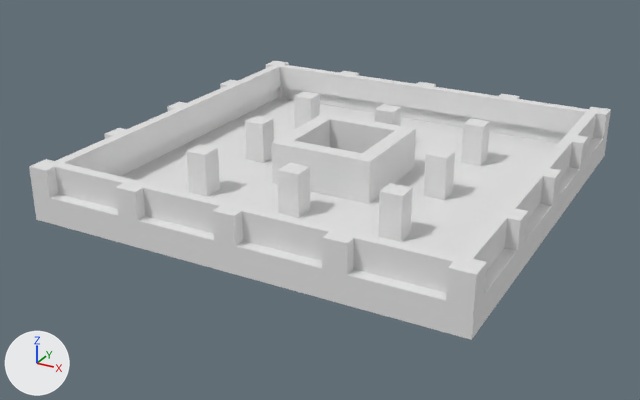
What one commit did to the Blender file Assets/Art/Models/ProvisionalModel/Blender~/Stage_Building_HighRiseA_Middle_01.blend.
The view is the same before and after, from a camera (50 mm lens) standing at (28.6, -55.9, 26.2) and looking at (-1.1, -2.0, -0.7). Arrows for +X, +Y and +Z are at lower left; the lights stay in place. The first picture is the older version.

Names of what the first picture shows: 'Stage_Building_HighRiseA_Middle_01_Concrete', 'Stage_Building_HighRiseA_Middle_01_Glass', 'Stage_Building_HighRiseA_Middle_01_Rebar'.
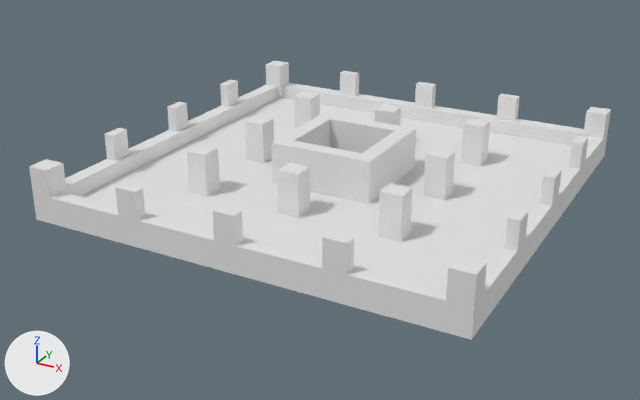
Pixel boxes [x1, y1, x2, y2] of what changed, in the pictures (640 x 400 px):
'Stage_Building_HighRiseA_Middle_01_Glass', deleted
    before: [55, 65, 596, 293]

Edits to the bpy script that builds the scene:
```text
Remove ob_stage_building_highrisea_middle_01_glass:
    ob_stage_building_highrisea_middle_01_glass = bpy.data.objects.new('Stage_Building_HighRiseA_Middle_01_Glass', me_stage_building_highrisea_middle_01_glass)
    ob_stage_building_highrisea_middle_01_glass.parent = ob_stage_building_highrisea_middle_01
    ob_stage_building_highrisea_middle_01_glass.location = (0.0, 0.0, 0.0)
```
